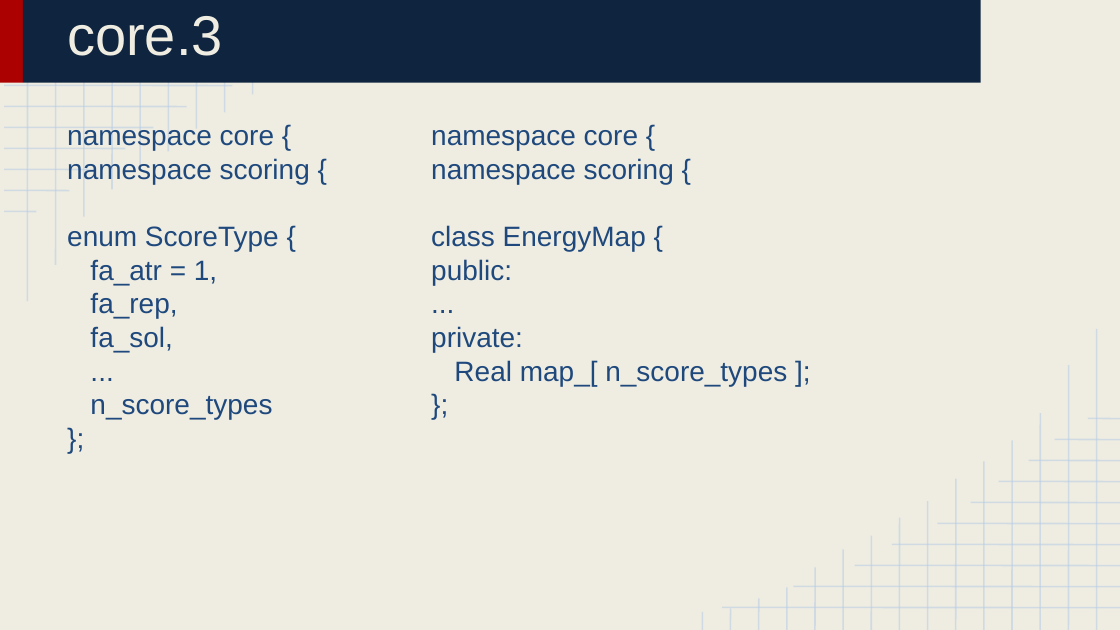
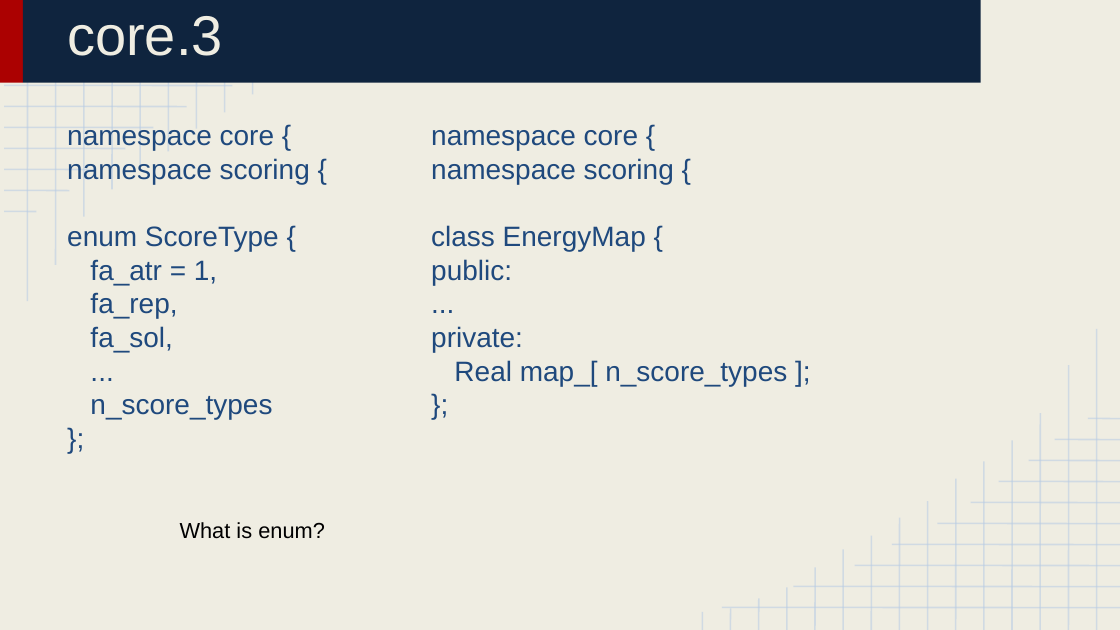
Before and after one commit to huabaiuw/prepare_bootcamp_2016_Aug, a slide deck: slide 10 of Lecture 4_ Library Structure 3.pptx. Drawn at 1120x630 pixels with LibreOffice and Linux fonts; fonts in the diff are those of the drawing. Boxes give left, top, right and bottom in pixels: in the first picture for what was removed or moved away, otherwise in the second. Text is boxed around its words. In the diff, an @@ line names an element or a change of style, - is before the commit and + after.

```diff
--- a/Lecture 4_ Library Structure 3.pptx
+++ b/Lecture 4_ Library Structure 3.pptx
@@ text added at bbox=[180, 522, 325, 539], 14 pt, text #000000 @@
+What is enum?
```
Also in this commit, not shown: 2 other slides changed, 7 other files.
